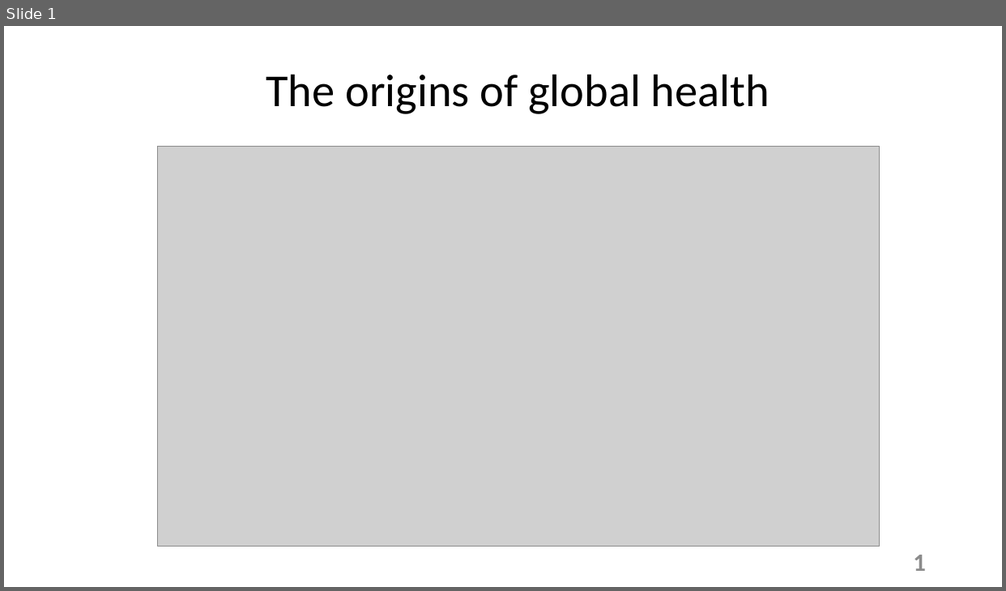
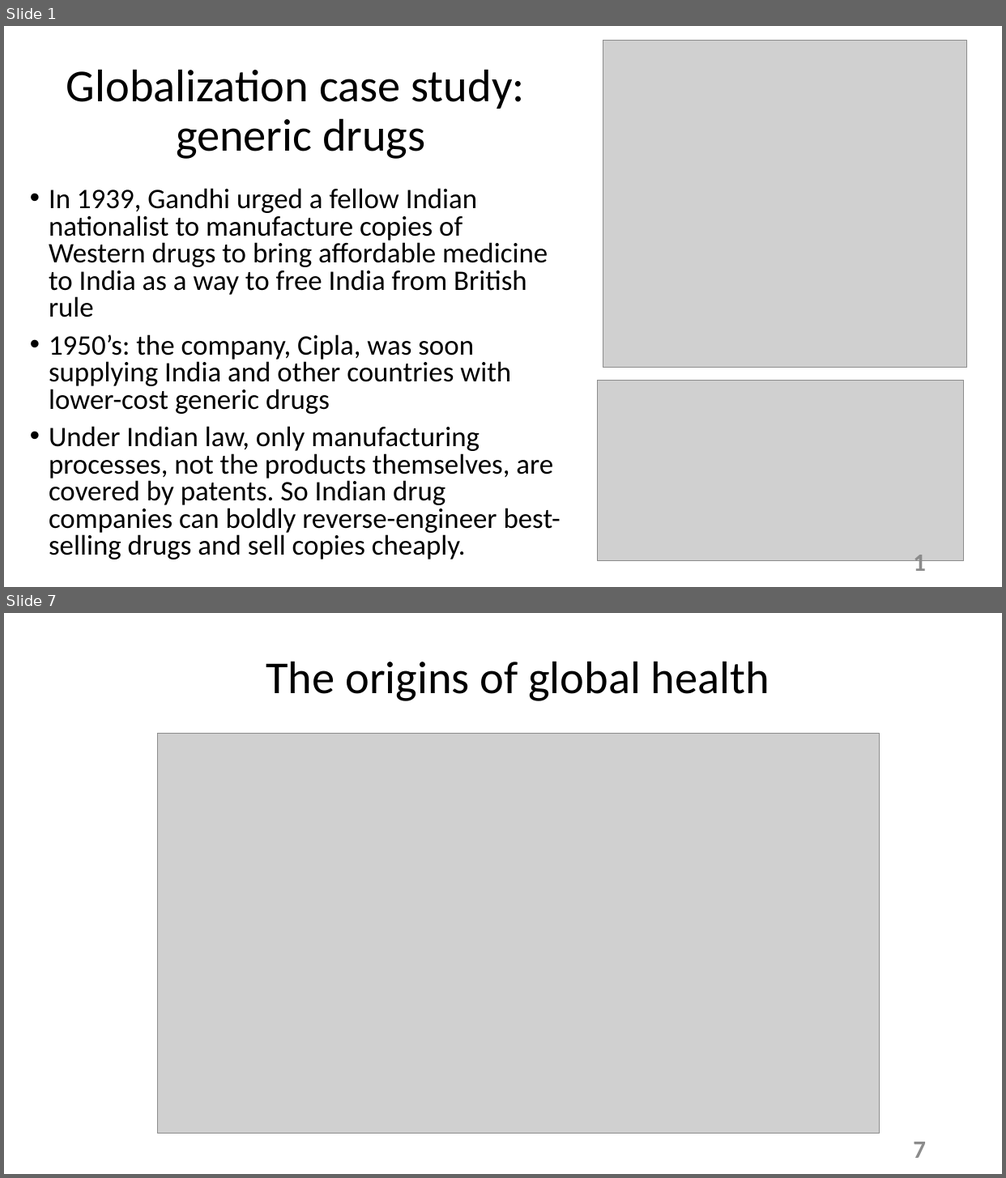
Before and after one commit to tstallins/tstallins.github.io, a slide deck: courses/261/introonline.pptx. Shown one above the other, each under a label of ours: slide 1 before the commit, slides 1 and 7 after it; the slides between them are not shown. The pictures are 1006x591 and 1006x1178 pixels, drawn with LibreOffice and Linux fonts; fonts in the diff are those of the drawing; grey boxes stand for pictures. Boxes give left, top, right and bottom in pixels: in the first picture for what was removed or moved away, otherwise in the second. Text is boxed around its words. In the diff, an @@ line names an element or a change of style, - is before the commit and + after.

```diff
--- a/courses/261/introonline.pptx
+++ b/courses/261/introonline.pptx
@@ slide 1 added at [4,26,1002,587], background #FFFFFF @@
@@ picture added at [603,41,967,368] @@
@@ title added at [66,69,524,159], 44 pt, text #000000 @@
+Globalization case study:
+generic drugs
@@ text added at [49,188,560,560], 27.2 pt, text #000000 @@
+• In 1939, Gandhi urged a fellow Indian nationalist to manufacture copies of Western drugs to bring affordable medicine to India as a way to free India from British rule
+• 1950’s: the company, Cipla, was soon supplying India and other countries with lower-cost generic drugs
+• Under Indian law, only manufacturing processes, not the products themselves, are covered by patents. So Indian drug companies can boldly reverse-engineer best-selling drugs and sell copies cheaply.
@@ picture added at [598,380,965,561] @@
@@ page number added at [913,555,926,578], 24 pt, text #8C8C8C, bold @@
+1
@@ what was slide 1 is now slide 7 @@
@@ page number at [913,1142,926,1158]: text changed @@
-1
+7
```
Also in this commit, not shown: 5 other slides added, 1 other file.
